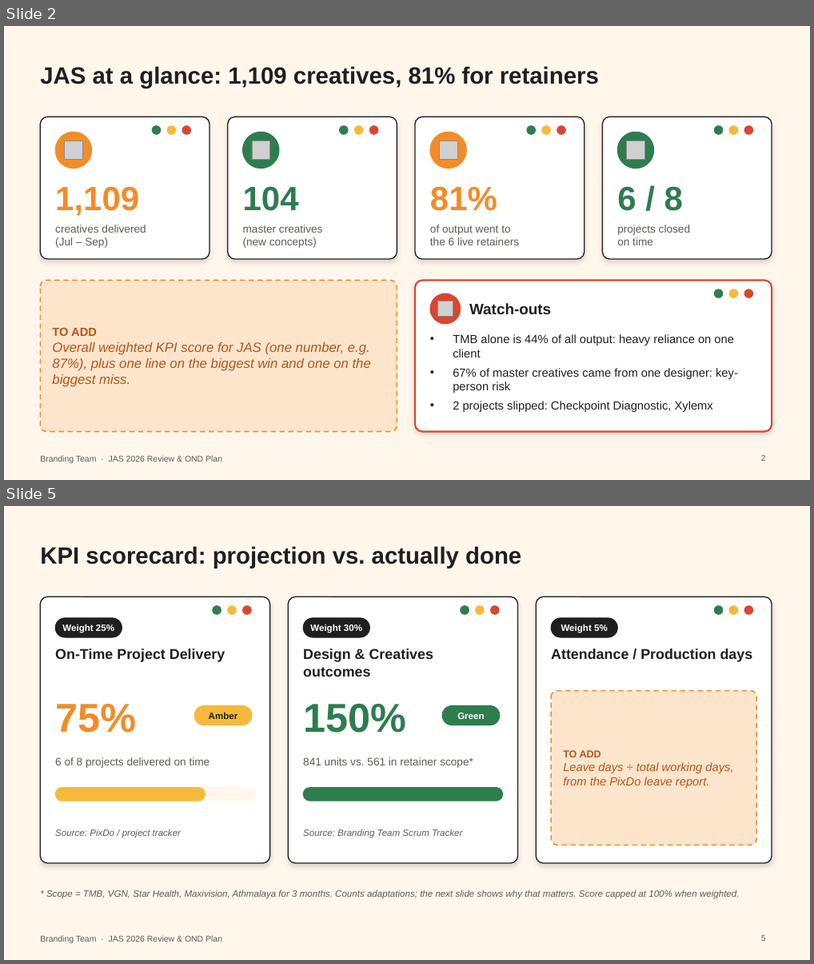
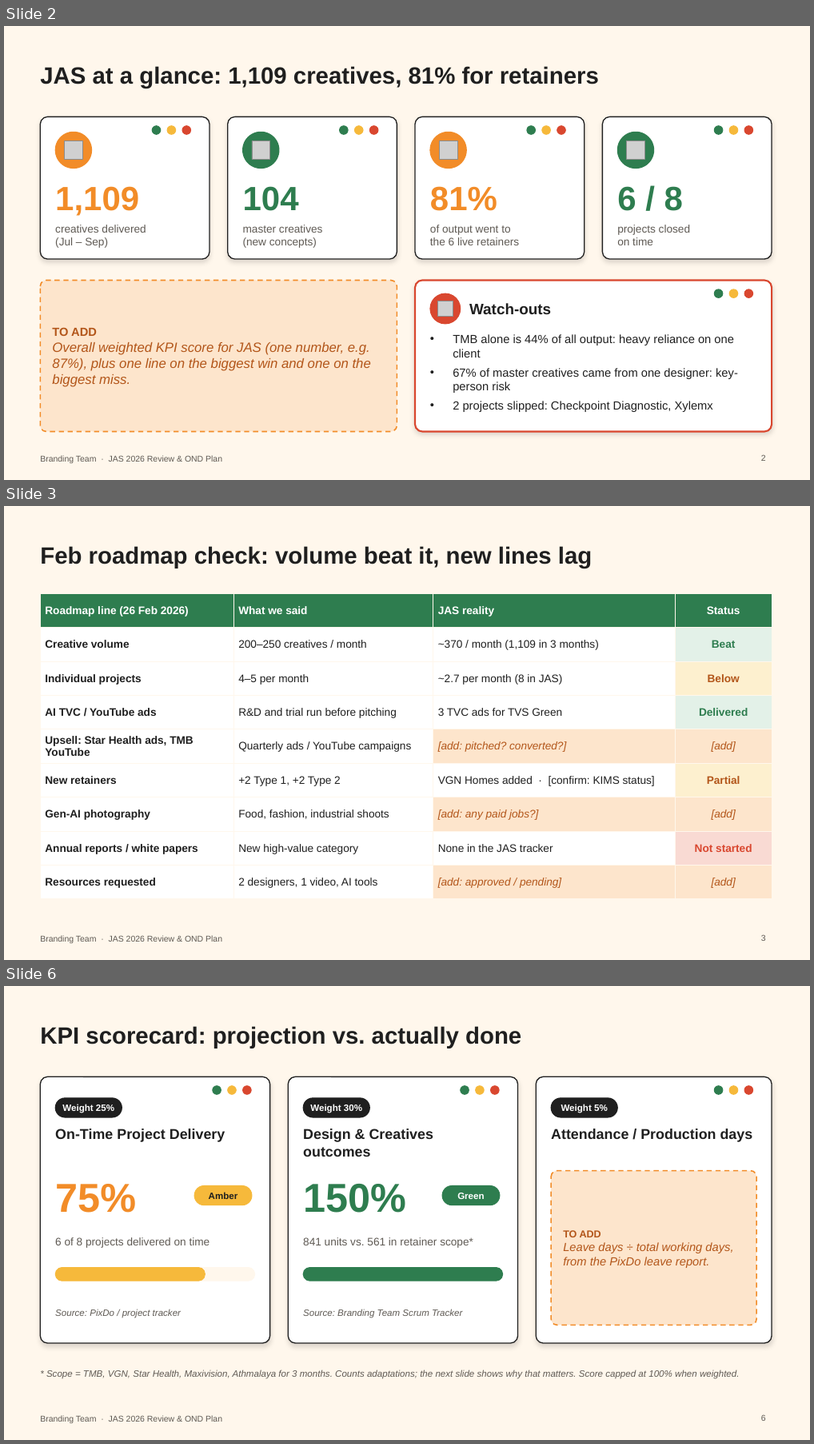
Before and after one commit to gowbalaji/Project-Manager, a slide deck: presentations/branding-jas-2026/Branding_JAS2026_Review_OND_Plan.pptx. Shown one above the other, each under a label of ours: slides 2 and 5 before the commit, slides 2, 3 and 6 after it; the slides between them are not shown. The pictures are 814x964 and 814x1444 pixels, drawn with LibreOffice and Linux fonts; fonts in the diff are those of the drawing; grey boxes stand for pictures. Boxes give left, top, right and bottom in pixels: in the first picture for what was removed or moved away, otherwise in the second. Text is boxed around its words. In the diff, an @@ line names an element or a change of style, - is before the commit and + after.

```diff
--- a/presentations/branding-jas-2026/Branding_JAS2026_Review_OND_Plan.pptx
+++ b/presentations/branding-jas-2026/Branding_JAS2026_Review_OND_Plan.pptx
@@ slide 3 added at box(4, 506, 810, 960), background #FFF7EC; not listed: 1 template element that a slide beside it also shows @@
@@ title added at box(40, 546, 592, 568), 28 pt, text #1F1F1F, bold @@
+Feb roadmap check: volume beat it, new lines lag
@@ table added at box(40, 594, 772, 891), 9 rows, 4 columns @@
+Roadmap line (26 Feb 2026) | What we said | JAS reality | Status
+Creative volume | 200–250 creatives / month | ~370 / month (1,109 in 3 months) | Beat
+Individual projects | 4–5 per month | ~2.7 per month (8 in JAS) | Below
+AI TVC / YouTube ads | R&D and trial run before pitching | 3 TVC ads for TVS Green | Delivered
+Upsell: Star Health ads, TMB YouTube | Quarterly ads / YouTube campaigns | [add: pitched? converted?] | [add]
+New retainers | +2 Type 1, +2 Type 2 | VGN Homes added · [confirm: KIMS status] | Partial
+Gen-AI photography | Food, fashion, industrial shoots | [add: any paid jobs?] | [add]
+Annual reports / white papers | New high-value category | None in the JAS tracker | Not started
+Resources requested | 2 designers, 1 video, AI tools | [add: approved / pending] | [add]
@@ page number added at box(762, 934, 766, 940), 10 pt, text #5F5A54 @@
+3
@@ what was slide 5 is now slide 6 @@
@@ page number at box(762, 1415, 766, 1420): text changed @@
-5
+6
```
Also in this commit, not shown: 4 slides changed, 1 other file.
